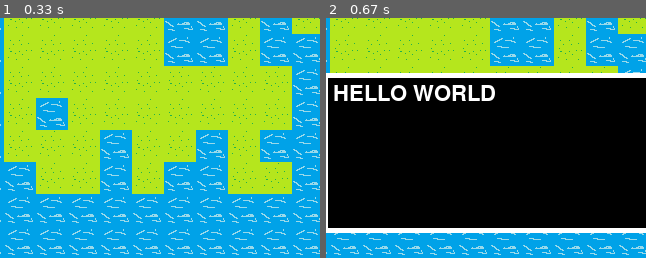
Above: before the commit, frames 1-2 (left to right).
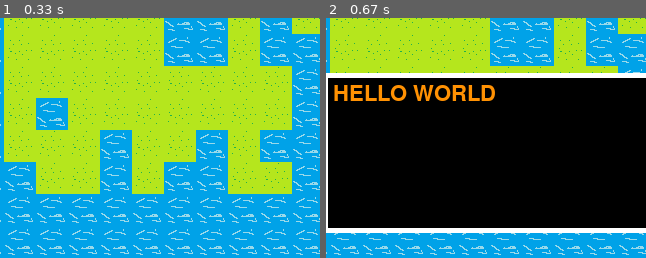
Above: after the commit, the same moments.

Repository: YahiroRyo/iot_game
Game: pygame game, started from main.py
The game is run twice, just before and just after one commit, with the same random seed, the same clock (stepped at 60 frames per second) and the same inputs.
Inputs:
- Up to frame 1 (0.33 s): no input
- Up to frame 2 (0.67 s): tap M at 0.33 s
The pictures show only the part of the screen within x 4-54%, y 50-100%; the shares and areas given below are measured in that part.

Frame 1 is identical in both runs. In frame 2, 1.8% of the frame differs, in the area x 2-53%, y 27-35%.

Commit message:
color.pyを追加

Diff:
--- /dev/null
+++ b/color.py
@@ -0,0 +1,10 @@
+
+
+WHITE = (255, 255, 255)
+BLACK = (0, 0, 0)
+RED = (255, 0, 0)
+GREEN = (0, 255, 0)
+BLUE = (0, 0, 255)
+YELLOW = (255, 252, 42)
+ORANGE = (255, 145, 3)
+#BLACK = (0, 0, 0)
--- a/window.py
+++ b/window.py
@@ -1,8 +1,6 @@
 from pygame.surface import Surface
 import pygame
-
-WHITE = (255, 255, 255)
-BLACK = (0, 0, 0)
+import color
 
 class Window:
     _w = 0
@@ -11,14 +9,14 @@
     _y = 0
 
     def _draw(self, screen: Surface, width: int, height: int, x: int, y: int):
-        pygame.draw.rect(screen, WHITE, (x, y, width, height), 5)
-        pygame.draw.rect(screen, BLACK, (x + 5, y + 5, width - 10, height - 10))
+        pygame.draw.rect(screen, color.WHITE, (x, y, width, height), 5)
+        pygame.draw.rect(screen, color.BLACK, (x + 5, y + 5, width - 10, height - 10))
         self._w = width
         self._h = height
         self._x = x
         self._y = y
 
-    def _draw_str(self, screen: Surface, string: str, color = WHITE, font_size: int = 32):
+    def _draw_str(self, screen: Surface, string: str, color = color.ORANGE, font_size: int = 32):
         font = pygame.font.SysFont(None, font_size)
         text = font.render(string, True, color)
         screen.blit(text, (self._x + 10, self._y + 10))
